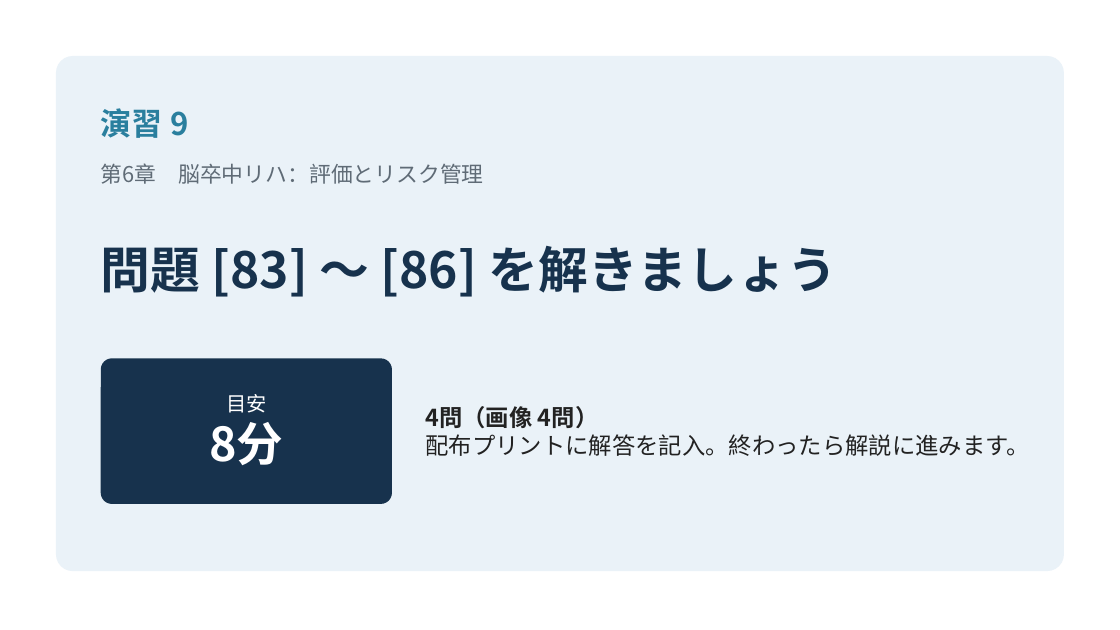
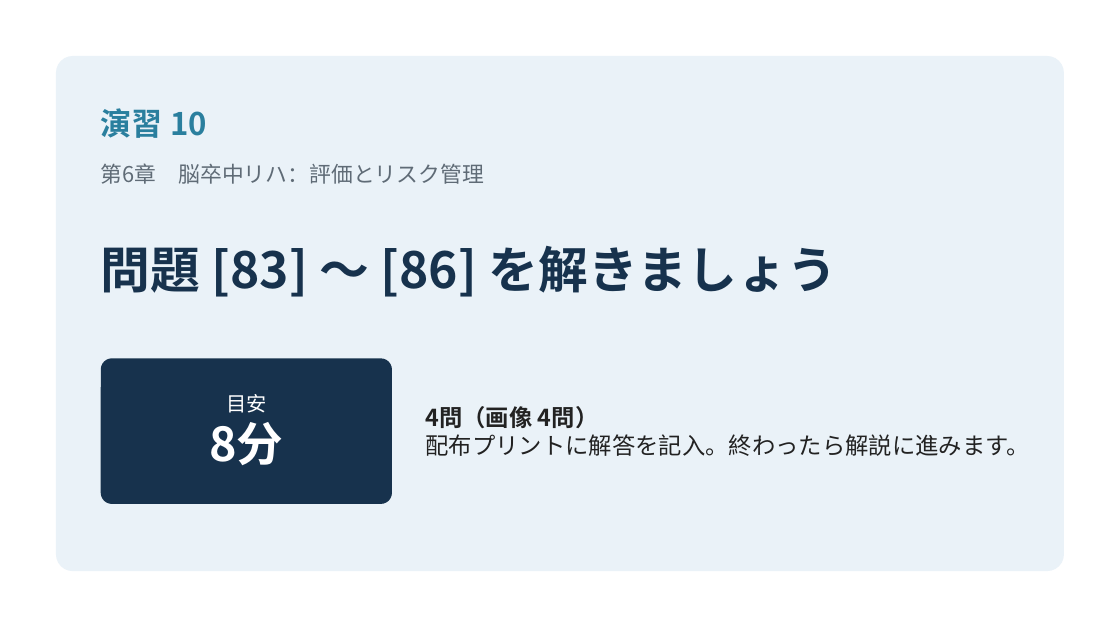
Before and after one commit to snowlife0211-pixel/bookish-fishstick, a slide deck: slide 197 of materials/神経系 総合演習_解説（統合版）.pptx (slide 195 before the commit). Drawn at 1120x630 pixels with LibreOffice and Linux fonts; fonts in the diff are those of the drawing. Boxes give left, top, right and bottom in pixels: in the first picture for what was removed or moved away, otherwise in the second. Text is boxed around its words. In the diff, an @@ line names an element or a change of style, - is before the commit and + after.

```diff
--- a/materials/神経系 総合演習_解説（統合版）.pptx
+++ b/materials/神経系 総合演習_解説（統合版）.pptx
@@ text at (x1=101, y1=108, x2=207, y2=138): text changed @@
-演習 9
+演習 10
```
Also in this commit, not shown: 7 other slides changed, 2 slides added, 2 other files.
